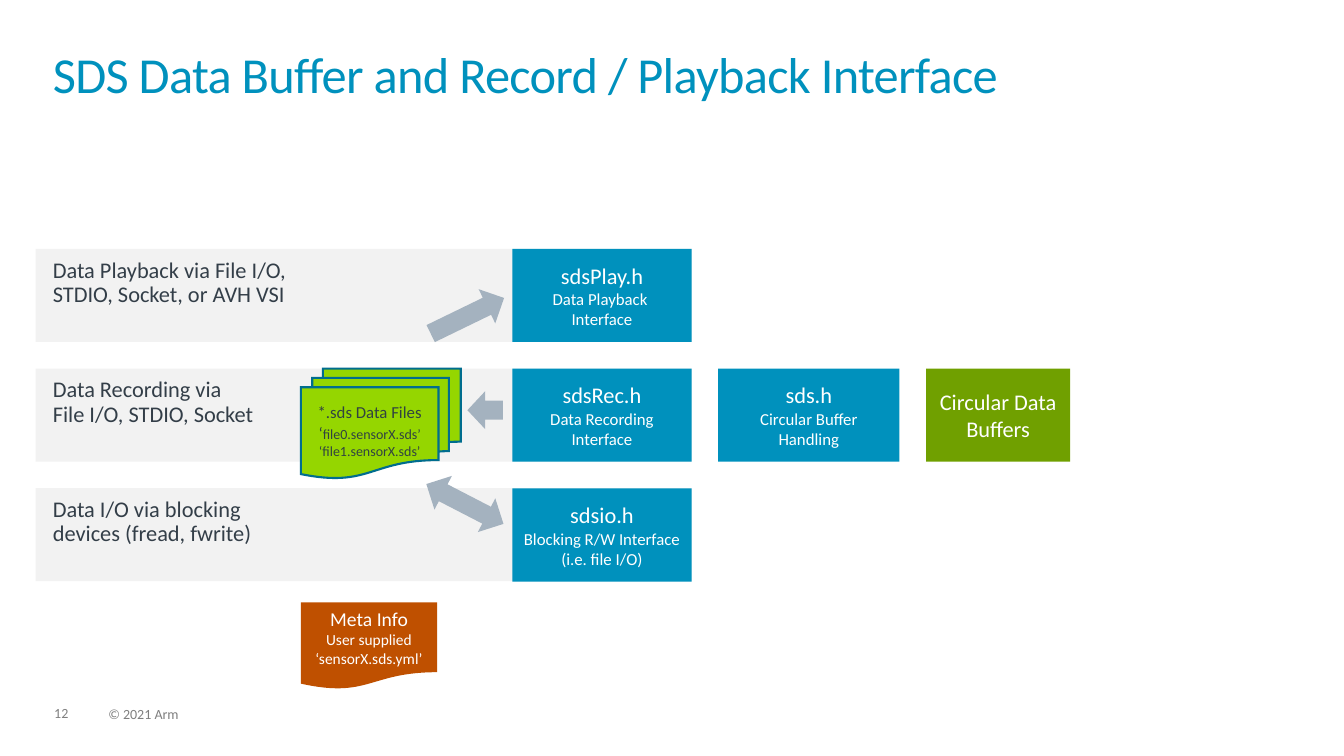
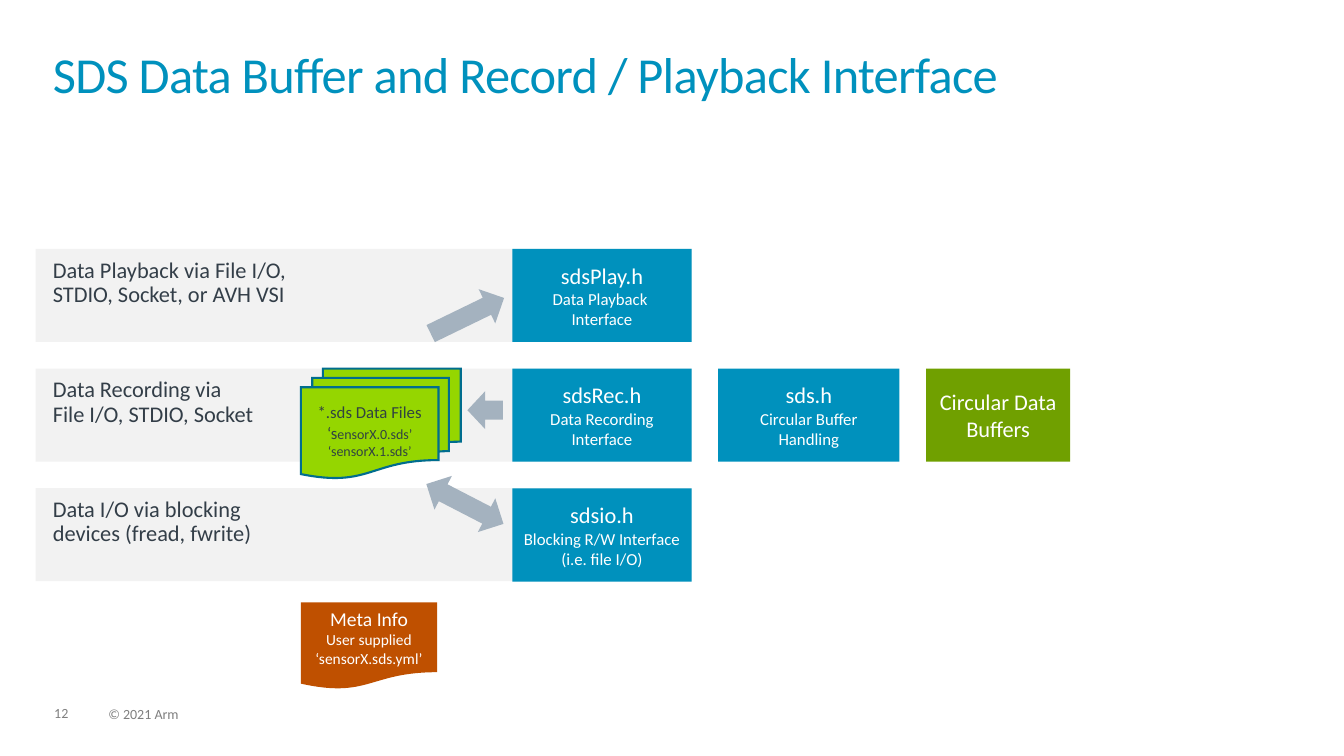
Before and after one commit to ARM-software/SDS-Framework, a slide deck: slide 12 of documentation/images/overview.pptx. Drawn at 1344x756 pixels with LibreOffice and Linux fonts; fonts in the diff are those of the drawing. Boxes give left, top, right and bottom in pixels: in the first picture for what was removed or moved away, otherwise in the second. Text is boxed around its words. In the diff, an @@ line names an element or a change of style, - is before the commit and + after.

```diff
--- a/documentation/images/overview.pptx
+++ b/documentation/images/overview.pptx
@@ text in flow chart multidocument at <box>318,406,421,456</box>: text changed @@
-*.sds Data Files
-‘file0.sensorX.sds’
-‘file1.sensorX.sds’
+*.sds Data Files
+‘sensorX.0.sds’
+‘sensorX.1.sds’
```
Also in this commit, not shown: 1 other slide changed, 1 slide added, 3 other files.
